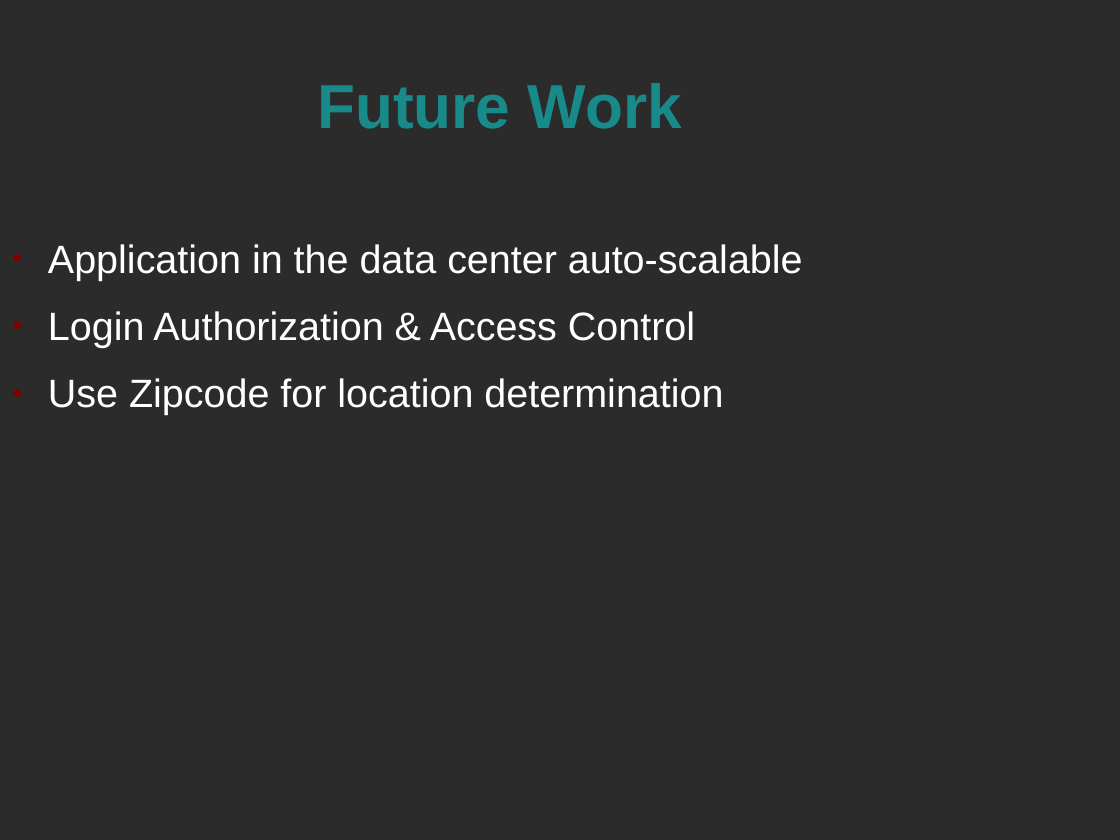
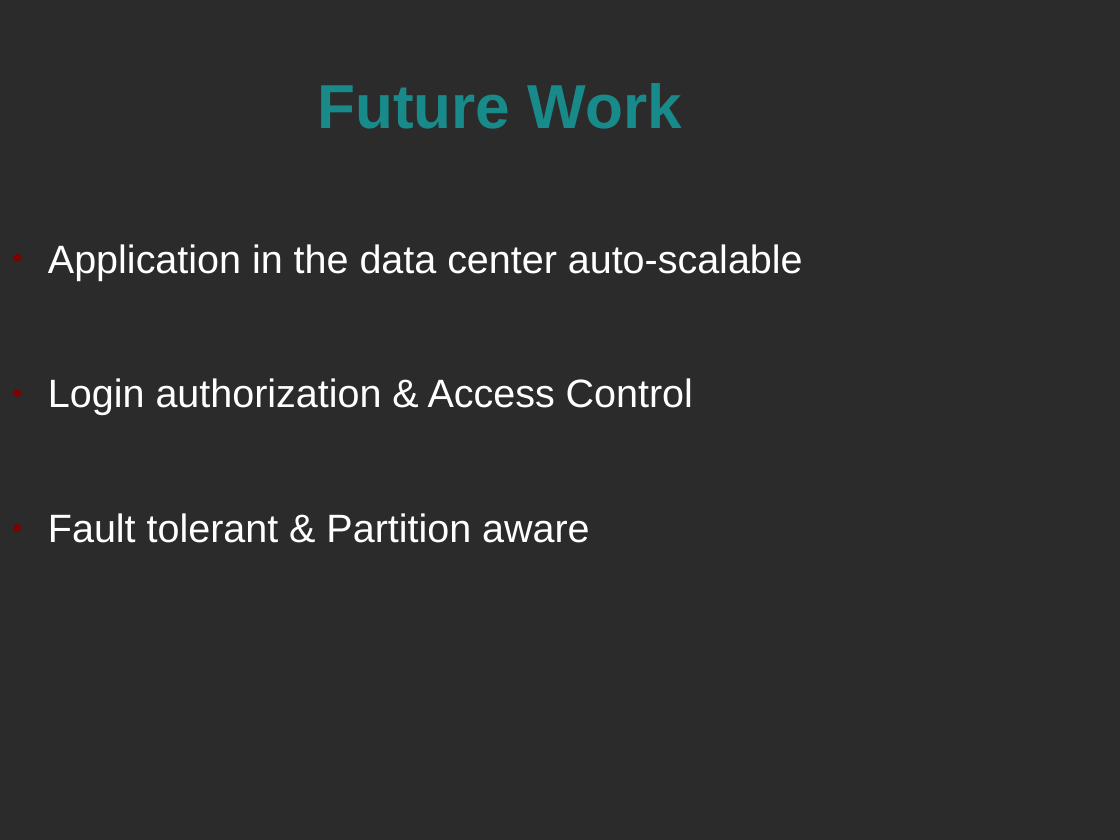
Before and after one commit to kunallillaney/adv-dist-streaming-service, a slide deck: slide 23 of website/Presentation.odp (slide 8 before the commit). Drawn at 1120x840 pixels with LibreOffice and Linux fonts; fonts in the diff are those of the drawing; background and template pictures are left out; a plain dark background stands for a picture behind light text. Boxes give left, top, right and bottom in pixels: in the first picture for what was removed or moved away, otherwise in the second. Text is boxed around its words. In the diff, an @@ line names an element or a change of style, - is before the commit and + after.

```diff
--- a/website/Presentation.odp
+++ b/website/Presentation.odp
@@ text at <box>48,378,693,543</box>: text changed @@
-● Login Authorization & Access Control
-● Use Zipcode for location determination
+● Login authorization & Access Control
+● Fault tolerant & Partition aware
```
Also in this commit, not shown: 6 other slides changed, 17 slides added, 1 slide removed, 1 other file.
